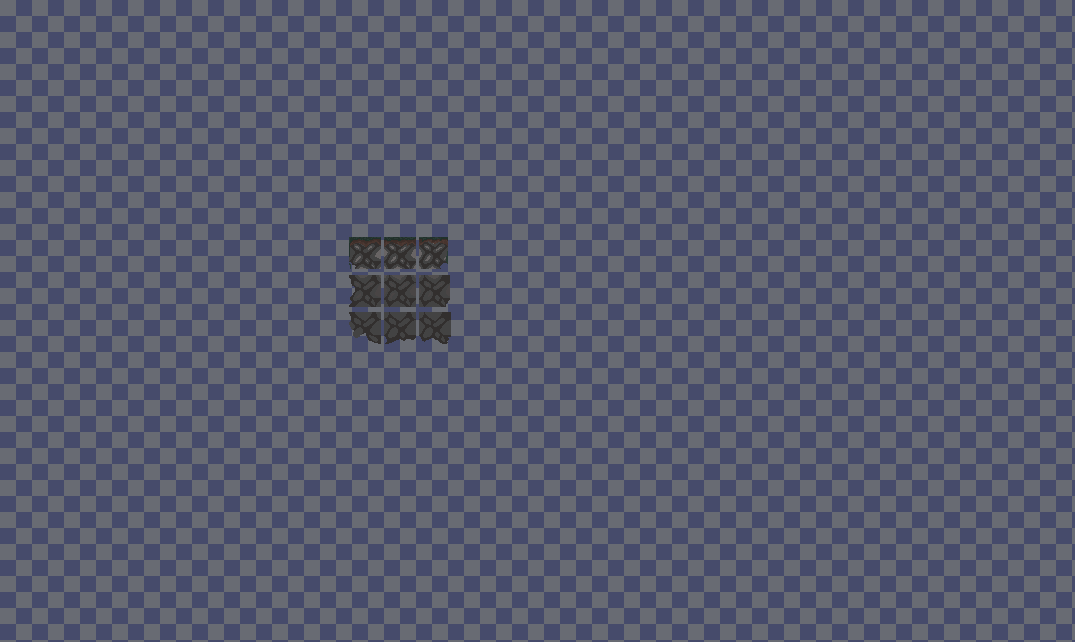
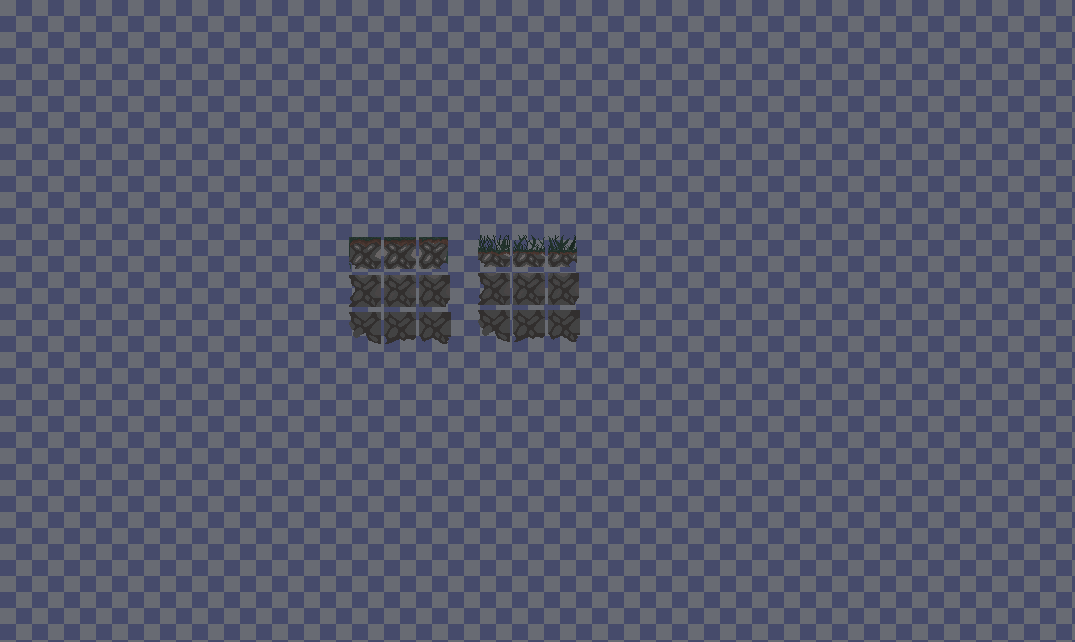
Before/after of a w=1075, h=642 layered artwork. What changed in the layer stack:
added group "Платформы" (1st of 2) with 5 layers above "Травка" over (478, 235, 580, 342)
added layer "основной" (1st of 2, in "Платформы") in group "Платформы" over (478, 235, 580, 342)
